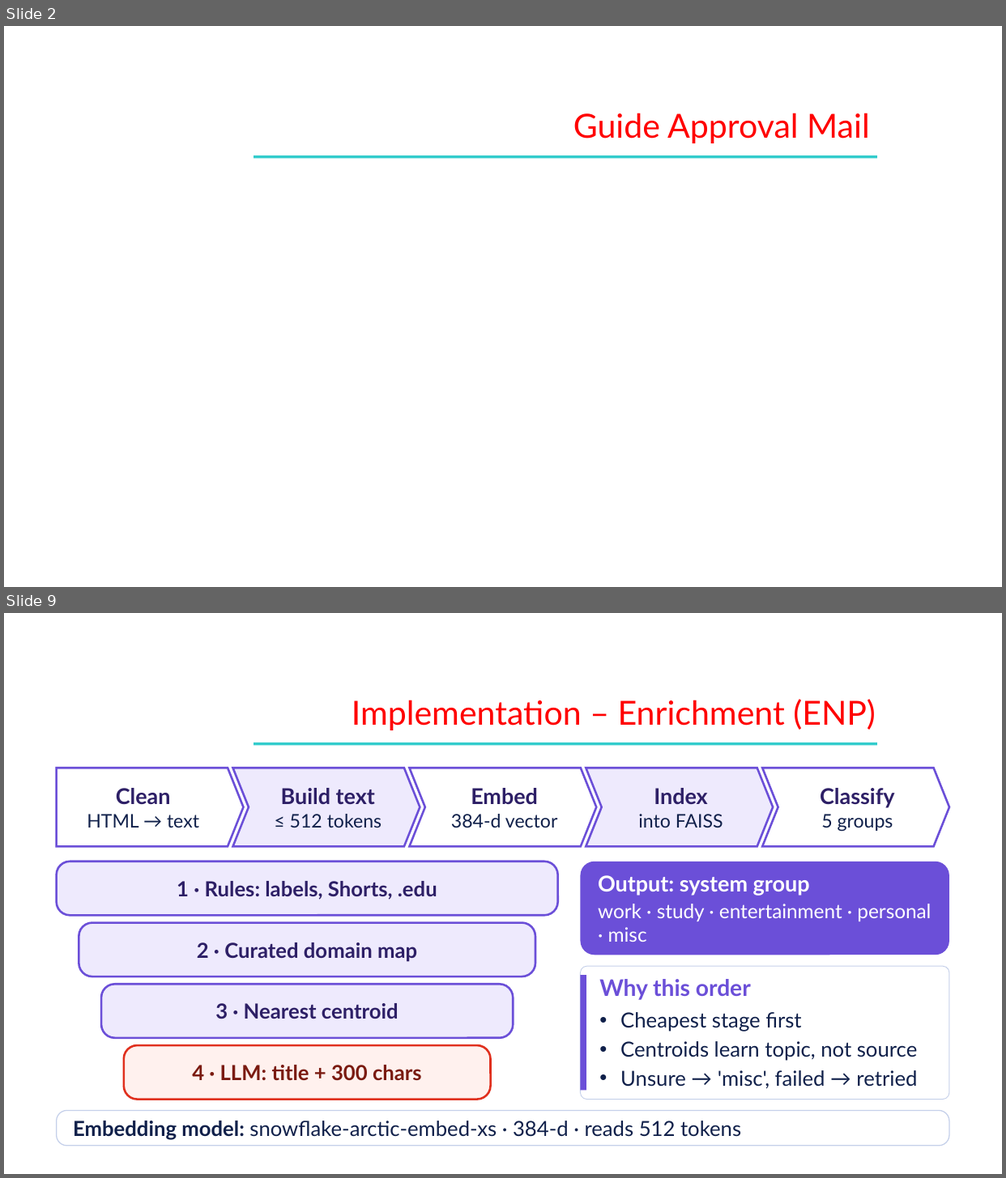
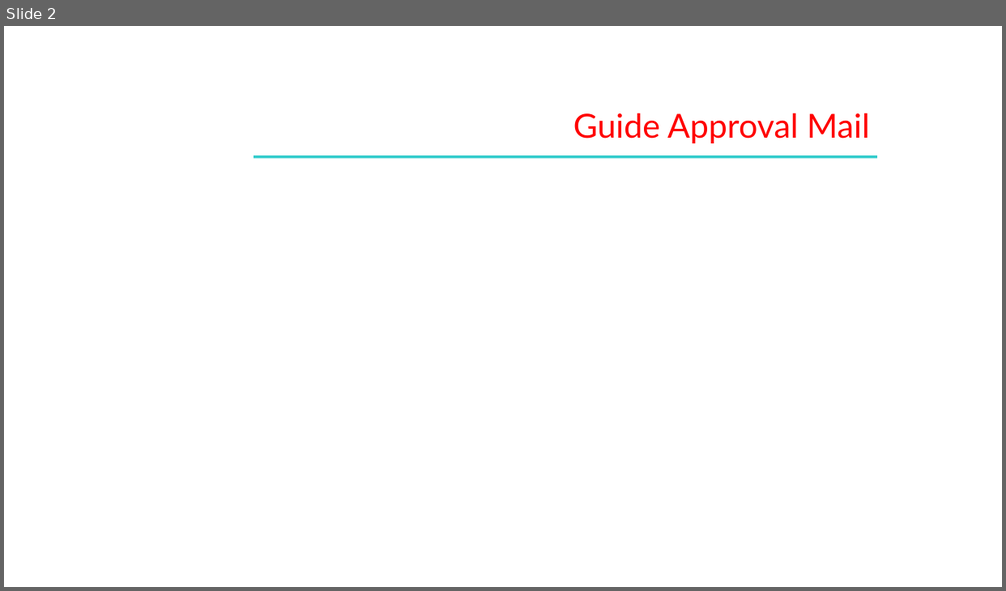
Before and after one commit to Shehzaad-khan/Efficient-Contextualized-History-Orchestrator-E.C.H.O, a slide deck: docs/Phase III/ECHO_Phase3_Review3.pptx. Shown one above the other, each under a label of ours: slides 2 and 9 before the commit, slide 2 after it; the slides between them are not shown. The pictures are 1006x1178 and 1006x591 pixels, drawn with LibreOffice and Linux fonts; fonts in the diff are those of the drawing; background and template pictures are left out. Boxes give left, top, right and bottom in pixels: in the first picture for what was removed or moved away, otherwise in the second. Text is boxed around its words. In the diff, an @@ line names an element or a change of style, - is before the commit and + after.

Commit message:
feat(enp,ste): wire shared FAISS manager, add centroid recomputation, and update Phase III review deck

```diff
--- a/docs/Phase III/ECHO_Phase3_Review3.pptx
+++ b/docs/Phase III/ECHO_Phase3_Review3.pptx
@@ slide 9 removed at box(4, 613, 1002, 1174), background picture (left out) @@
@@ text removed at box(351, 699, 876, 730) @@
-Implementation – Enrichment (ENP)
@@ rectangle removed at box(253, 743, 877, 746) @@
@@ pentagon arrow removed at box(57, 768, 244, 846) @@
@@ chevron removed at box(233, 768, 420, 846) @@
@@ chevron removed at box(410, 768, 597, 846) @@
@@ chevron removed at box(586, 768, 773, 846) @@
@@ chevron removed at box(762, 768, 949, 846) @@
@@ text removed at box(87, 788, 199, 828) @@
-Clean
-HTML → text
@@ text removed at box(281, 788, 381, 828) @@
-Build text
-≤ 512 tokens
@@ text removed at box(451, 788, 558, 828) @@
-Embed
-384-d vector
@@ text removed at box(638, 788, 723, 828) @@
-Index
-into FAISS
@@ text removed at box(820, 788, 895, 832) @@
-Classify
-5 groups
@@ rounded rectangle removed at box(57, 862, 558, 915) @@
-1 · Rules: labels, Shorts, .edu
@@ rounded rectangle removed at box(581, 862, 949, 955) @@
-Output: system group
-work · study · entertainment · personal · misc
@@ rounded rectangle removed at box(79, 923, 535, 977) @@
-2 · Curated domain map
@@ rounded rectangle removed at box(581, 966, 949, 1100) @@
@@ rectangle removed at box(581, 975, 586, 1091) @@
@@ rounded rectangle removed at box(101, 984, 513, 1038) @@
-3 · Nearest centroid
@@ text removed at box(599, 979, 918, 1089) @@
-Why this order
-• Cheapest stage first
-• Centroids learn topic, not source
-• Unsure → 'misc', failed → retried
@@ rounded rectangle removed at box(124, 1046, 491, 1100) @@
-4 · LLM: title + 300 chars
@@ rounded rectangle removed at box(57, 1111, 949, 1146) @@
-Embedding model: snowflake-arctic-embed-xs · 384-d · reads 512 tokens
```
Also in this commit, not shown: 13 slides changed, 5 slides added, 4 other slides removed, 22 other files.
